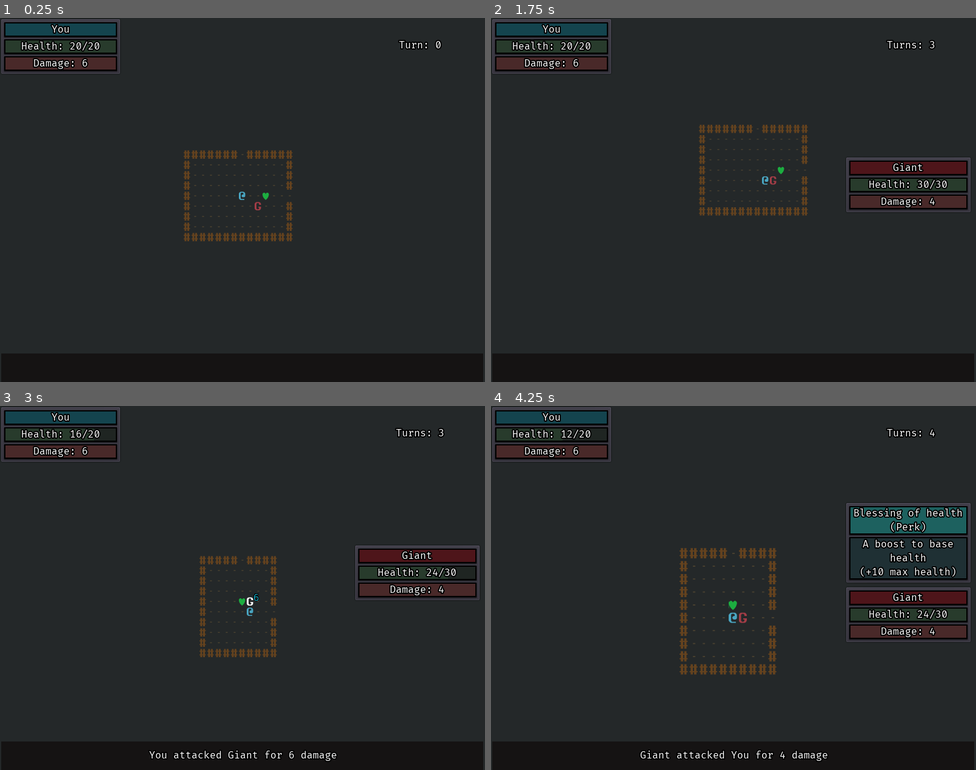
Above: before the commit, frames 1-4 (two rows, left to right).
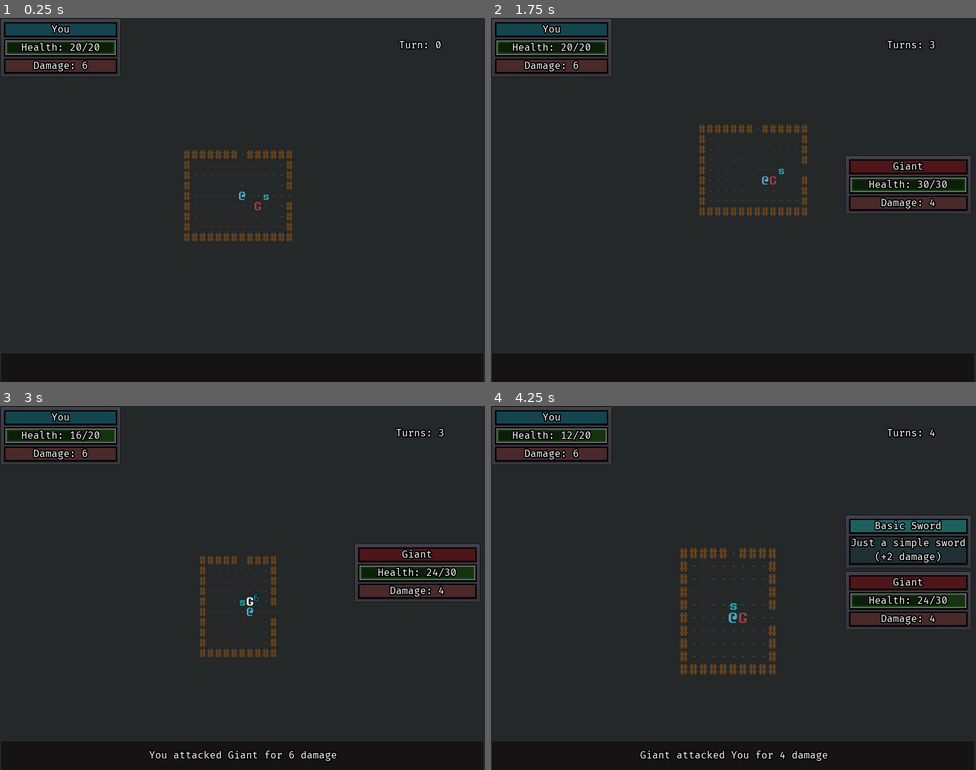
Above: after the commit, the same moments.

Repository: ZenCoderGames/ZRoguelikeGame
Game: Godot game, scene res://scene/main/MainScene.tscn
The game is run twice, just before and just after one commit, with the same random seed, the same clock (stepped at 60 frames per second) and the same inputs.
Inputs:
- Up to frame 1 (0.25 s): no input
- Up to frame 2 (1.75 s): hold Right (move_right) 0.53-1.28 s; tap S (cam_move_down) at 0.6 s; tap Enter at 1.25 s; hold Down (move_down) from 1.28 s (still down); tap A (cam_move_left) at 1.35 s
- Up to frame 3 (3 s): tap R (reset_dungeon) at 2 s; release Down (move_down) at 2.03 s; hold Right (move_right) 2.03-2.78 s; tap D (cam_move_right) at 2.1 s; hold Up (move_up) from 2.78 s (still down); tap W (cam_move_up) at 2.85 s
- Up to frame 4 (4.25 s): release Up (move_up) at 3.53 s; hold Left (move_left) from 3.53 s (still down); tap Q (cam_zoom_in) at 3.6 s

The runs differ from the first frame. In frame 1, 1.5% of the frame differs, in the area x 0-56%, y 6-50%; in frame 2, 3.4%; in frame 3, 3.3%; in frame 4, 8.1%, in the area x 0-99%, y 6-65%.

Commit message:
Fix for health bar display and fix for restarting not resetting things

Diff:
--- a/resource/items.json
+++ b/resource/items.json
@@ -27,6 +27,7 @@
 			]
 		},
 		{
+			"disable": true,
 			"id": "ARMOR_00",
 			"name": "Cloth Armor",
 			"description": "Simple clothing to protect you\n(+1 armor)",
--- a/scripts/battle/data/DungeonDataManager.gd
+++ b/scripts/battle/data/DungeonDataManager.gd
@@ -30,8 +30,9 @@
 	var itemDataJSList:Array = data["items"]
 	for itemDataJS in itemDataJSList:
 		var newItemData = ItemData.new(itemDataJS, actionDataMap)
-		itemDataMap[newItemData.id] = newItemData
-		itemDataList.append(newItemData)
+		if !newItemData.disable:
+			itemDataMap[newItemData.id] = newItemData
+			itemDataList.append(newItemData)
 
 func get_item_data(id):
 	return itemDataMap[id]
--- a/scripts/battle/data/items/ItemData.gd
+++ b/scripts/battle/data/items/ItemData.gd
@@ -25,6 +25,8 @@
 enum ITEM_TYPE { EQUIPABLE, CONSUMABLE }
 var type:int
 
+var disable:bool
+
 func _init(itemDataJS, actionDataMap):
 	id = itemDataJS["id"]
 	displayName = itemDataJS["name"]
@@ -51,6 +53,9 @@
 		for actionDataIdJS in actionDataIdJSList:
 			actionDataList.append(actionDataMap[actionDataIdJS])
 
+	if itemDataJS.has("disable"):
+		disable =  itemDataJS["disable"]
+
 func is_equippable():
 	return type == ITEM_TYPE.EQUIPABLE
 
--- a/scripts/battle/ui/BattleUI.gd
+++ b/scripts/battle/ui/BattleUI.gd
@@ -21,25 +21,31 @@
 func _ready():
 	deathUI.visible = false
 	Dungeon.battleInstance.connect("OnDungeonInitialized", self, "_on_dungeon_init")
-	Dungeon.battleInstance.connect("OnDungeonRecreated", self, "_on_dungeon_init")
-	playerUI = CharacterUI.instance()
-	playerPanel.add_child(playerUI)
+	Dungeon.battleInstance.connect("OnDungeonRecreated", self, "_on_dungeon_recreated")
 
 func _on_dungeon_init():
-	deathUI.visible = false
+	_shared_init()
 
 	Dungeon.connect("OnTurnCompleted", self, "_on_turn_taken")
 	Dungeon.connect("OnAttack", self, "_on_attack")
 	Dungeon.connect("OnKill", self, "_on_kill")
 
-	#Dungeon.player.connect("OnStatChanged", self, "_on_player_stat_changed")
+func _on_dungeon_recreated():
+	_clean_up()
+	_shared_init()
+
+func _shared_init():
+	deathUI.visible = false
+	playerUI = CharacterUI.instance()
+	playerPanel.add_child(playerUI)
+
 	Dungeon.player.connect("OnDeath", self, "_on_player_death")
-
 	Dungeon.player.connect("OnCharacterMoveToCell", self, "_on_player_move")
 	Dungeon.player.connect("OnNearbyEntityFound", self, "_on_entity_nearby")
 	Dungeon.player.connect("OnItemPicked", self, "_on_item_picked")
 
 	playerUI.init(Dungeon.player)
+
 
 func _on_turn_taken():
 	turnLabel.text = str("Turns: ", Dungeon.turnsTaken)
@@ -108,3 +114,13 @@
 			return true
 
 	return false
+
+func _clean_up():
+	playerPanel.remove_child(playerUI)
+	playerUI.queue_free()
+
+	for infoObject in infoPanelObjects:
+		infoPanel.remove_child(infoObject)
+		infoObject.queue_free()
+
+	infoPanelObjects.clear()
--- a/scripts/battle/ui/CharacterUI.gd
+++ b/scripts/battle/ui/CharacterUI.gd
@@ -6,7 +6,7 @@
 onready var listContainer:VBoxContainer = get_node("VBoxContainer")
 onready var nameBg:ColorRect = get_node("VBoxContainer/Name/Bg")
 onready var nameLabel:Label = get_node("VBoxContainer/Name/NameLabel")
-onready var healthBar:ColorRect = get_node("VBoxContainer/Health/HealthBar")
+onready var healthBar:ProgressBar = get_node("VBoxContainer/Health/HealthBar")
 onready var healthLabel:Label = get_node("VBoxContainer/Health/HealthLabel")
 onready var descLabel:Label = get_node("VBoxContainer/Damage/DescLabel")
 
@@ -18,13 +18,11 @@
 export var baseContainerFlashColor:Color
 export var healthBarFlashColor:Color
 
-var originalHealthRect
 var originalHealthBarColor:Color
 var character:Character
 
 func _ready():
-	originalHealthRect = healthBar.rect_size
-	originalHealthBarColor = healthBar.color
+	originalHealthBarColor = healthBar.self_modulate
 
 func init(entityObj):
 	character = entityObj as Character
@@ -40,10 +38,10 @@
 
 func _on_stat_changed(characterRef):
 	baseContainer.self_modulate = baseContainerFlashColor
-	healthBar.color = healthBarFlashColor
+	healthBar.self_modulate = healthBarFlashColor
 	yield(get_tree().create_timer(0.075), "timeout")
 	_update_ui()
-	healthBar.color = originalHealthBarColor
+	healthBar.self_modulate = originalHealthBarColor
 	baseContainer.self_modulate = Color.white
 
 func _on_item_equipped(item):
@@ -55,7 +53,7 @@
 func _update_ui():
 	healthLabel.text = str("Health: ", character.get_health(), "/", character.get_max_health())
 	var pctHealth:float = float(character.get_health())/float(character.get_max_health())
-	healthBar.rect_size = Vector2(pctHealth * originalHealthRect.x, originalHealthRect.y)
+	healthBar.value = pctHealth * 100
 	descLabel.text = str("Damage: ", character.get_damage())
 
 func has_entity(entity):
--- a/ui/battle/CharacterUI.tscn
+++ b/ui/battle/CharacterUI.tscn
@@ -17,7 +17,7 @@
 margin_left = 7.0
 margin_top = 7.0
 margin_right = 193.0
-margin_bottom = 87.0
+margin_bottom = 91.0
 size_flags_vertical = 15
 
 [node name="Name" type="PanelContainer" parent="VBoxContainer"]
@@ -44,43 +44,42 @@
 [node name="Health" type="PanelContainer" parent="VBoxContainer"]
 margin_top = 28.0
 margin_right = 186.0
-margin_bottom = 52.0
+margin_bottom = 56.0
 custom_styles/panel = ExtResource( 3 )
 
 [node name="Bg" type="ColorRect" parent="VBoxContainer/Health"]
+visible = false
 margin_left = 2.0
 margin_top = 2.0
 margin_right = 184.0
 margin_bottom = 22.0
 color = Color( 0, 0, 0, 1 )
 
-[node name="InnerBg" type="ColorRect" parent="VBoxContainer/Health"]
+[node name="HealthBar" type="ProgressBar" parent="VBoxContainer/Health"]
+self_modulate = Color( 0.345098, 0.980392, 0.270588, 1 )
 margin_left = 2.0
 margin_top = 2.0
 margin_right = 184.0
-margin_bottom = 22.0
-color = Color( 0.12549, 0.14902, 0.137255, 1 )
-
-[node name="HealthBar" type="ColorRect" parent="VBoxContainer/Health"]
-margin_left = 2.0
-margin_top = 2.0
-margin_right = 184.0
-margin_bottom = 22.0
-color = Color( 0.160784, 0.235294, 0.176471, 1 )
+margin_bottom = 26.0
+rect_min_size = Vector2( 182, 24 )
+value = 75.0
+rounded = true
+percent_visible = false
 
 [node name="HealthLabel" type="Label" parent="VBoxContainer/Health"]
 margin_left = 2.0
-margin_top = 2.0
+margin_top = 4.0
 margin_right = 184.0
-margin_bottom = 22.0
+margin_bottom = 24.0
 theme = ExtResource( 1 )
 text = "Health: 100"
 align = 1
+valign = 1
 
 [node name="Damage" type="PanelContainer" parent="VBoxContainer"]
-margin_top = 56.0
+margin_top = 60.0
 margin_right = 186.0
-margin_bottom = 80.0
+margin_bottom = 84.0
 custom_styles/panel = ExtResource( 3 )
 
 [node name="Bg" type="ColorRect" parent="VBoxContainer/Damage"]
Not shown, changed: todoProgress.txt
